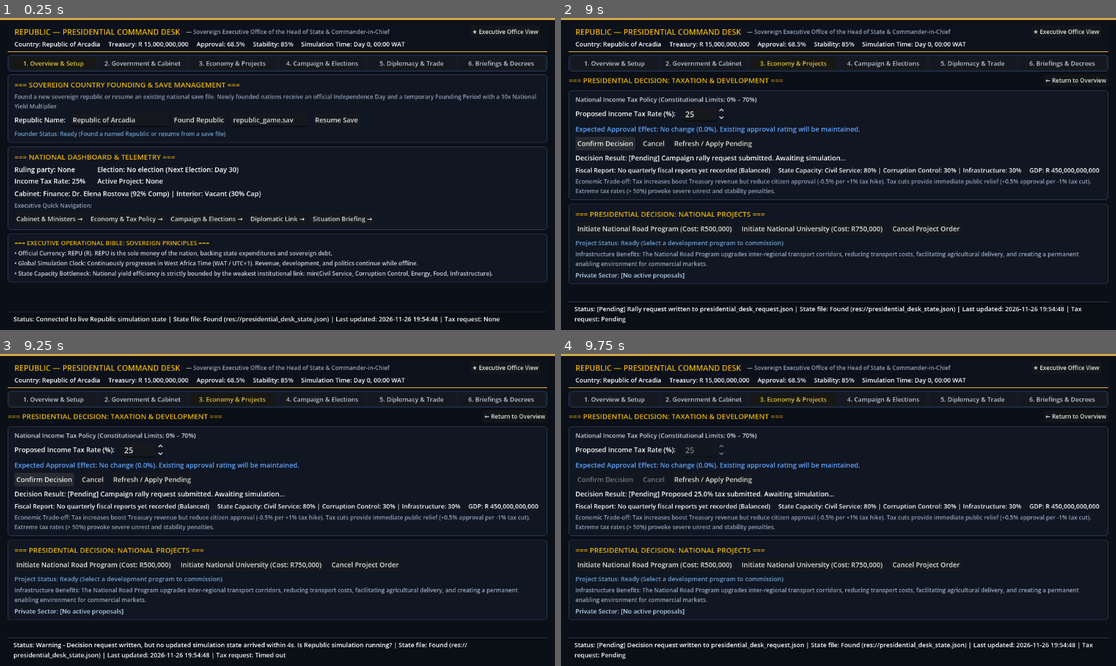
Above: before the commit, frames 1-4 (two rows, left to right).
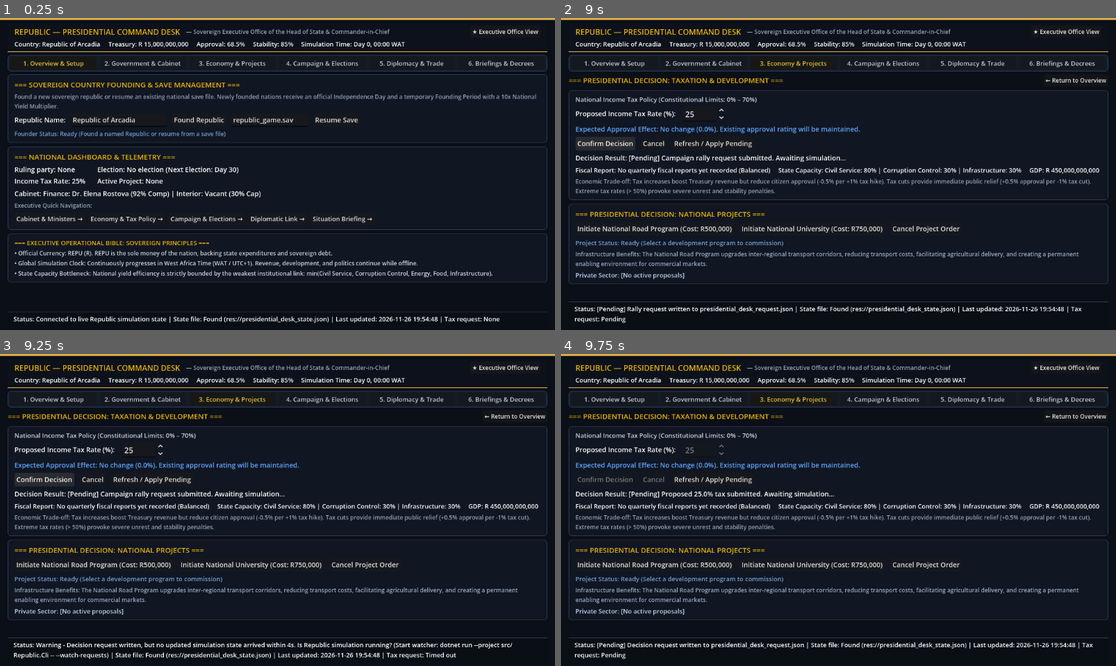
Above: after the commit, the same moments.

Repository: Don-Walesky/Republic-Game
Game: Godot game, scene res://PresidentialDesk.tscn
The game is run twice, just before and just after one commit, with the same random seed, the same clock (stepped at 60 frames per second) and the same inputs.
Inputs (mouse positions are in pixels of both pictures, inside the frame that each line leads up to):
- Up to frame 1 (0.25 s): no input
- Up to frame 2 (9 s): click "★ Executive Office View" at 0.5 s; click (838, 242) at 1.25 s; click "✕" at 2 s; click "4. Campaign & Elections" at 2.75 s; click "4. Campaign & Elections" at 3.5 s; click "4. Campaign & Elections" at 4.25 s; click "Hold Campaign Rally (Cost: R2…" at 5 s; click "1. Overview & Setup" at 5.75 s; click "Campaign & Elections →" at 6.5 s; click "2. Government & Cabinet" at 7.25 s; click "3. Economy & Projects" at 8 s; click "Confirm Decision" at 8.75 s
- Up to frame 3 (9.25 s): no input
- Up to frame 4 (9.75 s): click "Confirm Decision" at 9.5 s

Frames 1-2 are identical in both runs. In frame 3, 1.0% of the frame differs, in the area x 2-93%, y 92-98%; in frame 4, nothing differs.

Commit message:
fix(client): enhance watcher timeout guidance and guard briefing timer tree attachment

Diff:
--- a/client/godot/ExecutiveOffice.gd
+++ b/client/godot/ExecutiveOffice.gd
@@ -1659,7 +1659,7 @@
 
 	if not pending_appointment_request_id.is_empty():
 		if Time.get_ticks_msec() - pending_appointment_request_time > 15000:
-			var timeout_msg := "Order Warning: Cabinet appointment request timed out without response from simulation processor."
+			var timeout_msg := "Order Warning: Cabinet appointment request timed out without response from simulation processor. (Start watcher: dotnet run --project src/Republic.Cli -- --watch-requests)"
 			if appointment_status_label:
 				appointment_status_label.text = timeout_msg
 			if status_ticker_label:
@@ -2529,13 +2529,13 @@
 	if session_briefing_toast:
 		session_briefing_toast.visible = true
 	if auto_dismiss:
-		if session_briefing_timer:
+		if session_briefing_timer and session_briefing_timer.is_inside_tree():
 			session_briefing_timer.start(5.0)
 
 func dismiss_session_briefing() -> void:
 	if session_briefing_toast:
 		session_briefing_toast.visible = false
-	if session_briefing_timer and not session_briefing_timer.is_stopped():
+	if session_briefing_timer and session_briefing_timer.is_inside_tree() and not session_briefing_timer.is_stopped():
 		session_briefing_timer.stop()
 
 func is_session_briefing_visible() -> bool:
--- a/client/godot/PresidentialDesk.gd
+++ b/client/godot/PresidentialDesk.gd
@@ -778,7 +778,7 @@
 				proposed_rate_spinbox.editable = true
 			if not _pending_request_path.is_empty() and FileAccess.file_exists(_pending_request_path):
 				if status_label:
-					var warn_text := "Status: Warning - Decision request written, but no updated simulation state arrived within %.0fs. Is Republic simulation running?" % REQUEST_TIMEOUT_SECONDS
+					var warn_text := "Status: Warning - Decision request written, but no updated simulation state arrived within %.0fs. Is Republic simulation running? (Start watcher: dotnet run --project src/Republic.Cli -- --watch-requests)" % REQUEST_TIMEOUT_SECONDS
 					status_label.text = _format_status_text(warn_text, "Timed out")
 
 	# 2. Check for live state updates
